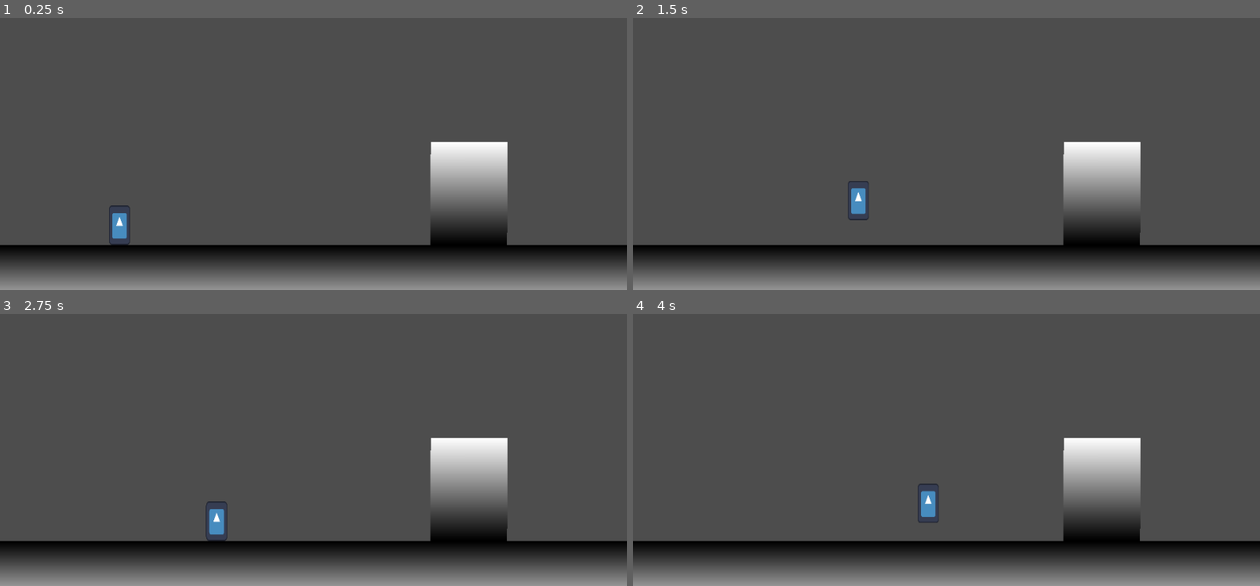
Above: before the commit, frames 1-4 (two rows, left to right).
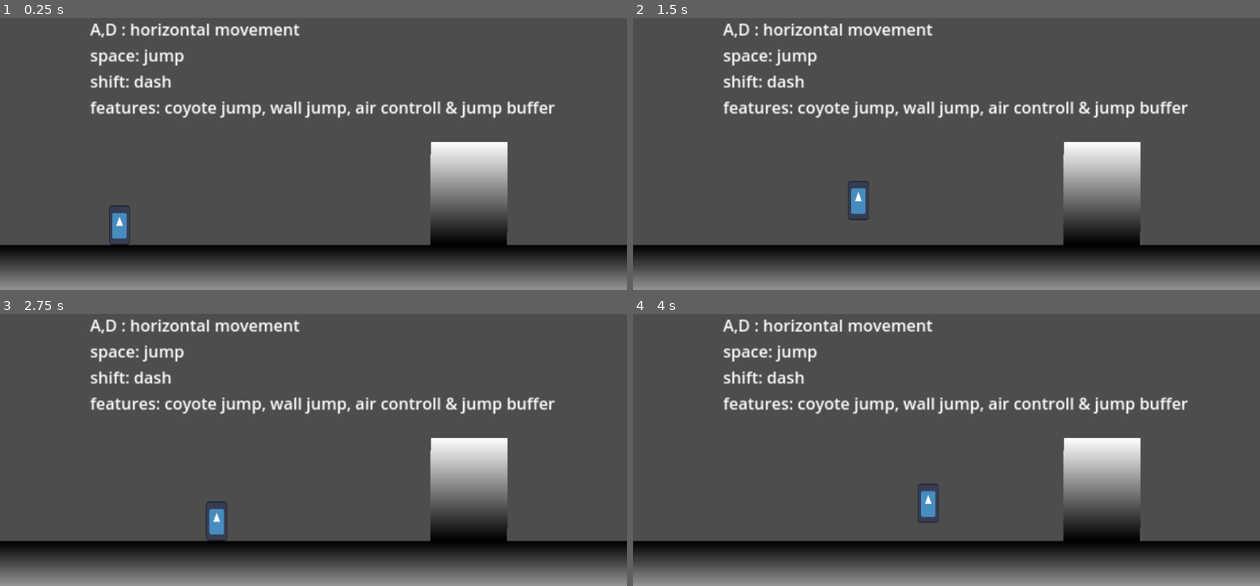
Above: after the commit, the same moments.

Repository: Nispeter/MetalSlug
Game: Godot game, scene res://scenes/main.tscn
Two runs of this game, one before a commit and one after it. Both use one fixed random seed, a clock stepped at 60 frames per second and the inputs below. The engine's default icon, where the game draws it, is replaced by a stand-in: a white triangle on a blue panel in a dark square.
Inputs:
- Up to frame 1 (0.25 s): no input
- Up to frame 2 (1.5 s): tap Enter at 0.5 s; hold Space (jump) 0.53-1.28 s; hold Right (ui_right) from 0.53 s (still down); tap Shift (dash) at 0.6 s; tap Space (jump) at 1.35 s
- Up to frame 3 (2.75 s): tap Space (jump) at 1.52, 1.82 s; tap Shift (dash) at 1.55, 2.1 s; release Right (ui_right) at 2.03 s; hold Left (ui_left) from 2.03 s (still down); hold Space (jump) from 2.03 s (still down)
- Up to frame 4 (4 s): release Left (ui_left) at 2.78 s; release Space (jump) at 2.78 s; hold Right (ui_right) from 2.78 s (still down); tap Shift (dash) at 2.85 s; tap Space (jump) at 3.02, 3.32 s; hold Space (jump) from 3.53 s (still down)

The runs differ from the first frame. In frame 1, 3.3% of the frame differs, in the area x 14-89%, y 2-37%; in frame 2, 3.3%; in frame 3, 3.3%; in frame 4, 3.3%.

Commit message:
main scene minor change

Diff:
--- a/scenes/main.tscn
+++ b/scenes/main.tscn
@@ -53,3 +53,14 @@
 
 [node name="CollisionShape2D" type="CollisionShape2D" parent="player"]
 shape = SubResource("CapsuleShape2D_5fflx")
+
+[node name="Controls" type="Label" parent="."]
+offset_left = 138.0
+offset_top = 122.0
+offset_right = 600.0
+offset_bottom = 223.0
+scale = Vector2(1.55501, 1.5352)
+text = "A,D : horizontal movement
+space: jump
+shift: dash
+features: coyote jump, wall jump, air controll & jump buffer "
